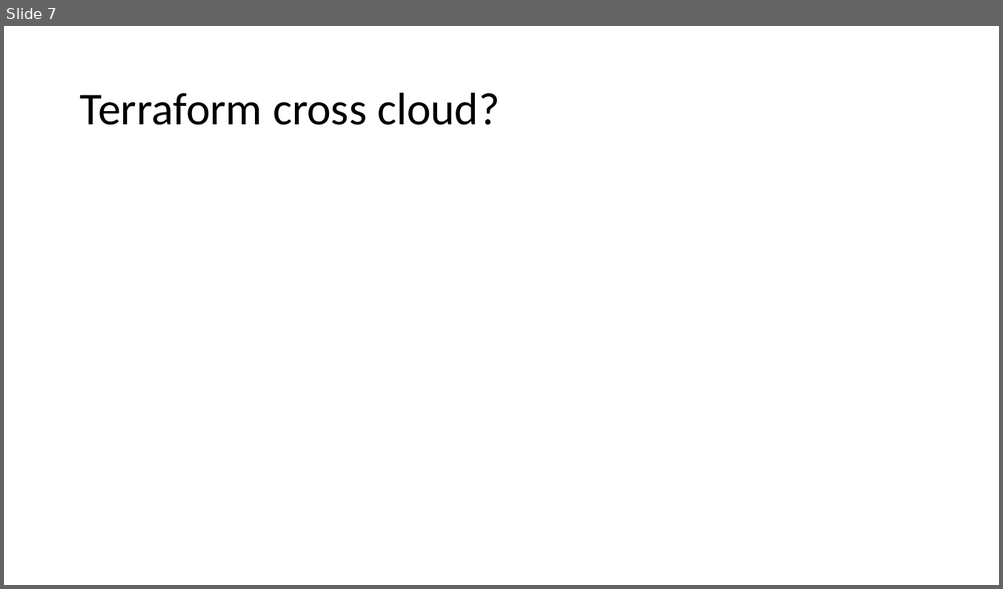
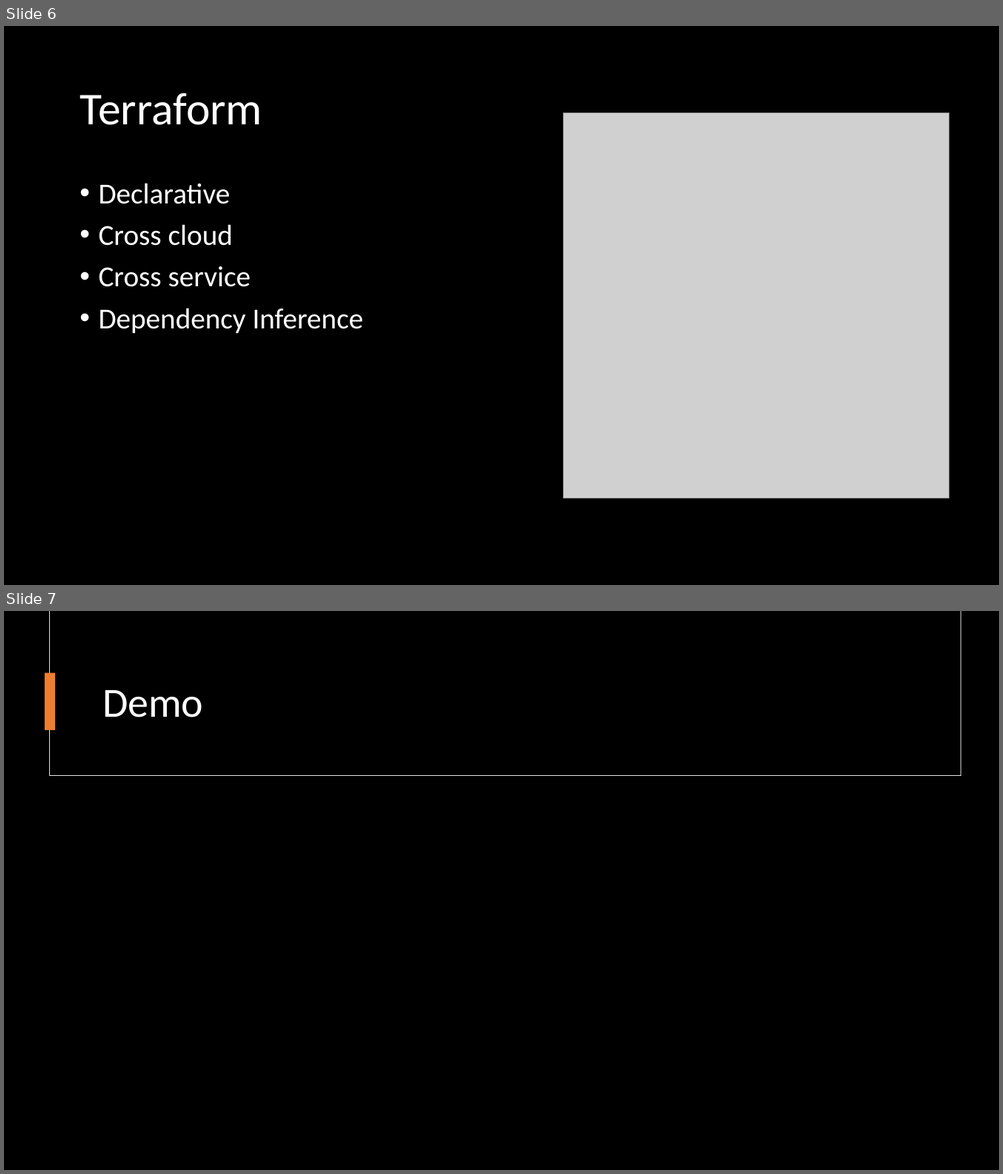
Before and after one commit to fortunkam/terraform-101, a slide deck: presentation/Terraform 101.pptx. Shown one above the other, each under a label of ours: slide 7 before the commit, slides 6 and 7 after it. The pictures are 1003x589 and 1003x1174 pixels, drawn with LibreOffice and Linux fonts; fonts in the diff are those of the drawing; grey boxes stand for pictures; background and template pictures are left out. Boxes give left, top, right and bottom in pixels: in the first picture for what was removed or moved away, otherwise in the second. Text is boxed around its words. In the diff, an @@ line names an element or a change of style, - is before the commit and + after.

```diff
--- a/presentation/Terraform 101.pptx
+++ b/presentation/Terraform 101.pptx
@@ slide 7 added at (x1=4, y1=611, x2=999, y2=1170), background #000000 @@
@@ rectangle added at (x1=50, y1=611, x2=961, y2=776), fill #000000, outline #E1E1E1 0.75 pt @@
@@ rectangle added at (x1=51, y1=611, x2=961, y2=775), fill #000000 @@
@@ rectangle added at (x1=45, y1=673, x2=56, y2=730), fill #ED7D31 @@
@@ title added at (x1=102, y1=690, x2=203, y2=718), 40 pt, text #FFFFFF @@
+Demo
@@ what was slide 7 is now slide 6 @@
@@ slide 6 changed as well @@
@@ background #FFFFFF to #000000 @@
@@ title at (x1=79, y1=93, x2=262, y2=125): text changed; text colour #000000 to #FFFFFF @@
-Terraform cross cloud?
+Terraform
@@ picture added at (x1=563, y1=113, x2=948, y2=499) @@
@@ text added at (x1=99, y1=183, x2=364, y2=334), 28 pt, text #FFFFFF @@
+• Declarative
+• Cross cloud
+• Cross service
+• Dependency Inference
```
Also in this commit, not shown: 5 other slides changed, 5 other slides added, 18 slides removed, 8 other files.
